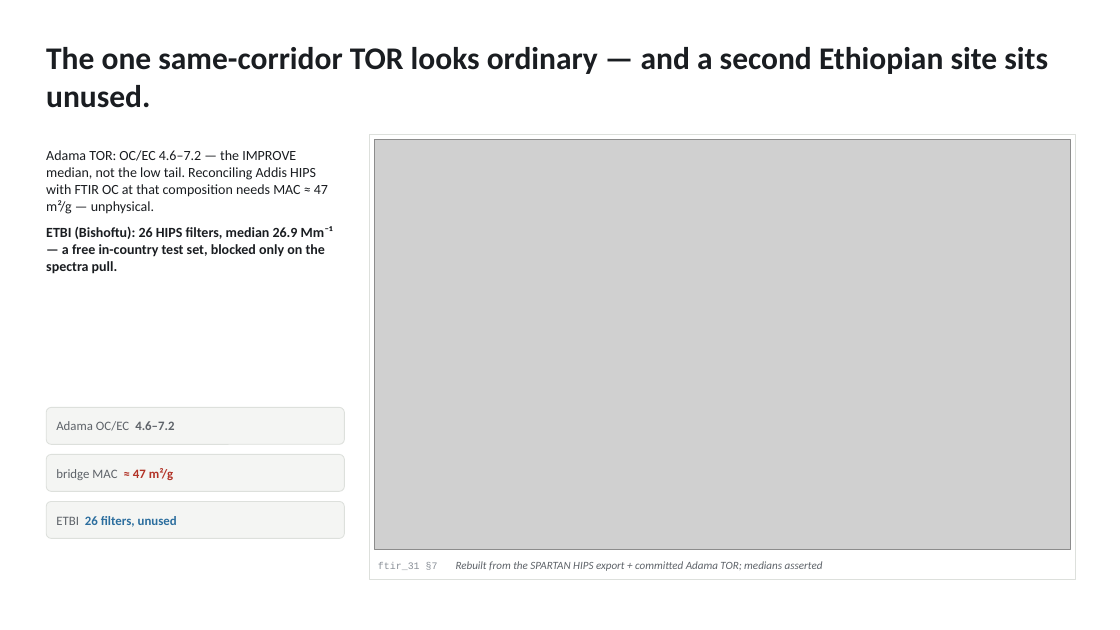
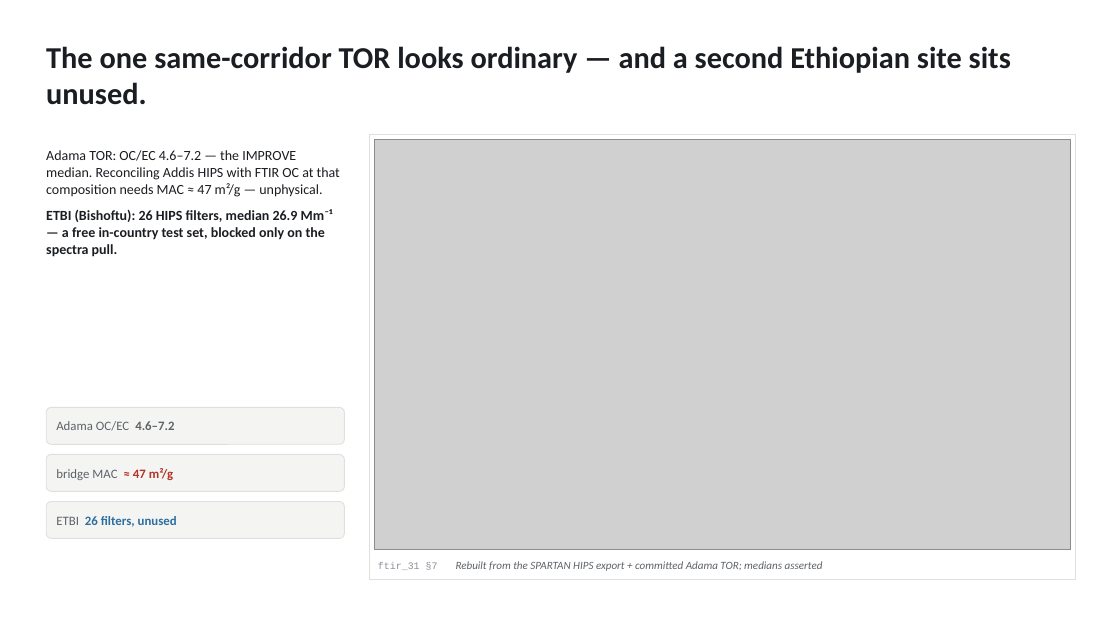
Before and after one commit to ahzs645/aethmodular, a slide deck: slide 20 of research/ftir_ec_phase3/deliverables/satoshi_followup_2026-08-13.pptx (slide 15 before the commit). Drawn at 1120x630 pixels with LibreOffice and Linux fonts; fonts in the diff are those of the drawing; grey boxes stand for pictures. Boxes give left, top, right and bottom in pixels: in the first picture for what was removed or moved away, otherwise in the second. Text is boxed around its words. In the diff, an @@ line names an element or a change of style, - is before the commit and + after.

```diff
--- a/research/ftir_ec_phase3/deliverables/satoshi_followup_2026-08-13.pptx
+++ b/research/ftir_ec_phase3/deliverables/satoshi_followup_2026-08-13.pptx
@@ text "The one same-corridor TOR looks ..." at box(46, 46, 1011, 105): size 27 to 26 pt @@
@@ text at box(46, 150, 340, 197): text changed @@
-Adama TOR: OC/EC 4.6–7.2 — the IMPROVE median, not the low tail. Reconciling Addis HIPS with FTIR OC at that composition needs MAC ≈ 47 m²/g — unphysical.
+Adama TOR: OC/EC 4.6–7.2 — the IMPROVE median. Reconciling Addis HIPS with FTIR OC at that composition needs MAC ≈ 47 m²/g — unphysical.
```
Also in this commit, not shown: 16 other slides changed, 6 slides added, 1 slide removed.
